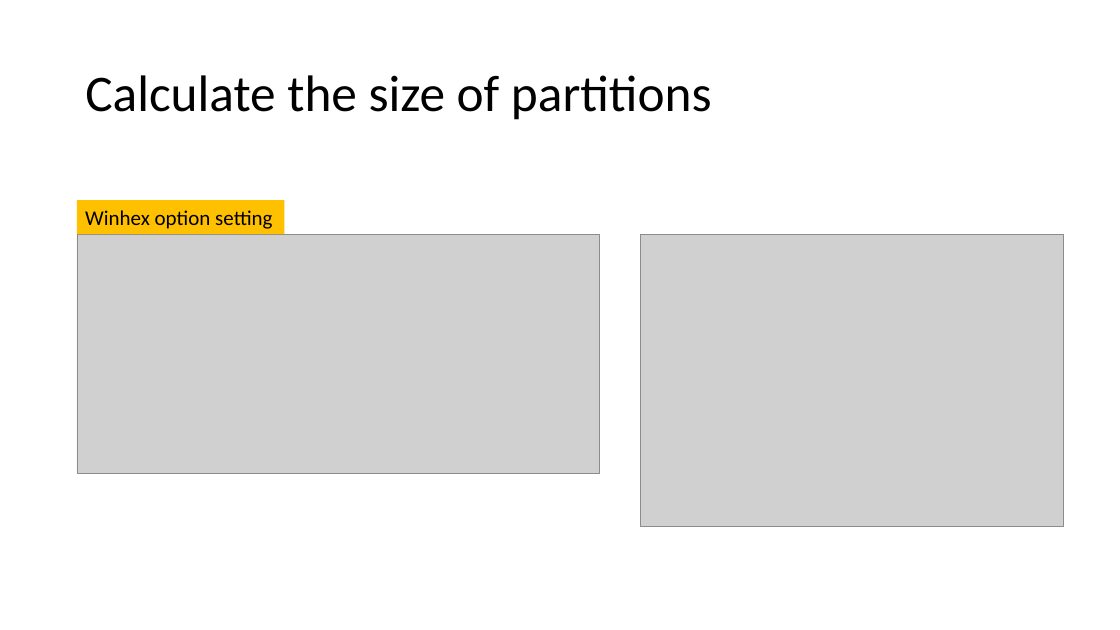
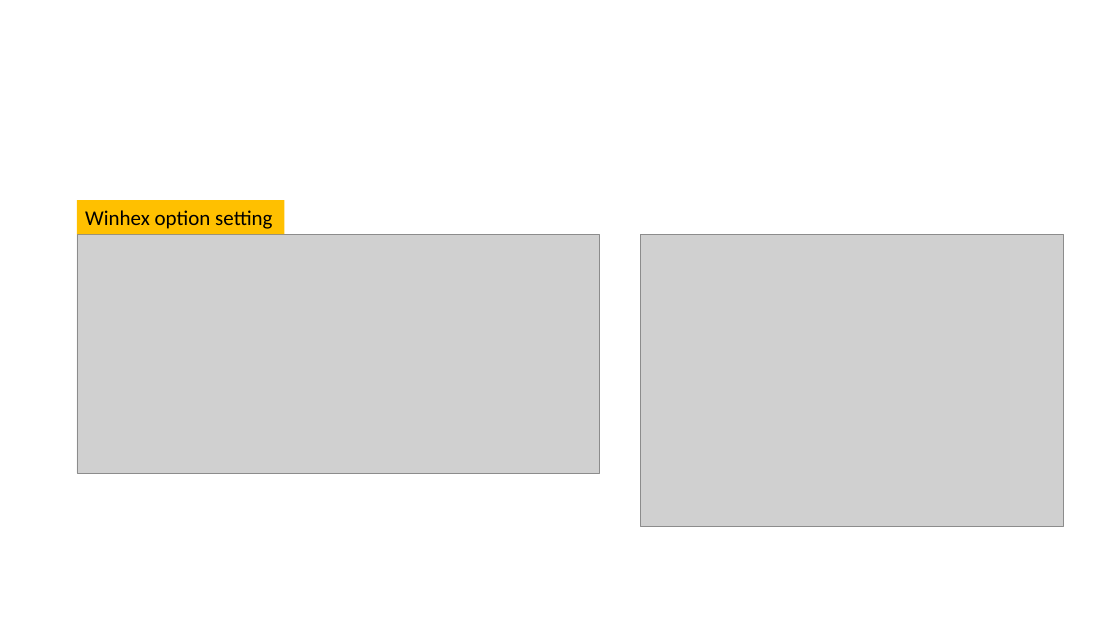
Before and after one commit to frankwxu/digital-forensics-lab, a slide deck: slide 18 of Basic_Computer_Skills_for_Forensics/1_PC_Introduction.pptx (slide 12 before the commit). Drawn at 1120x630 pixels with LibreOffice and Linux fonts; fonts in the diff are those of the drawing; grey boxes stand for pictures; background and template pictures are left out. Boxes give left, top, right and bottom in pixels: in the first picture for what was removed or moved away, otherwise in the second. Text is boxed around its words. In the diff, an @@ line names an element or a change of style, - is before the commit and + after.

```diff
--- a/Basic_Computer_Skills_for_Forensics/1_PC_Introduction.pptx
+++ b/Basic_Computer_Skills_for_Forensics/1_PC_Introduction.pptx
@@ title removed at (x1=85, y1=75, x2=712, y2=120) @@
-Calculate the size of partitions
```
Also in this commit, not shown: 5 other slides changed, 12 slides added, 2 slides removed.
